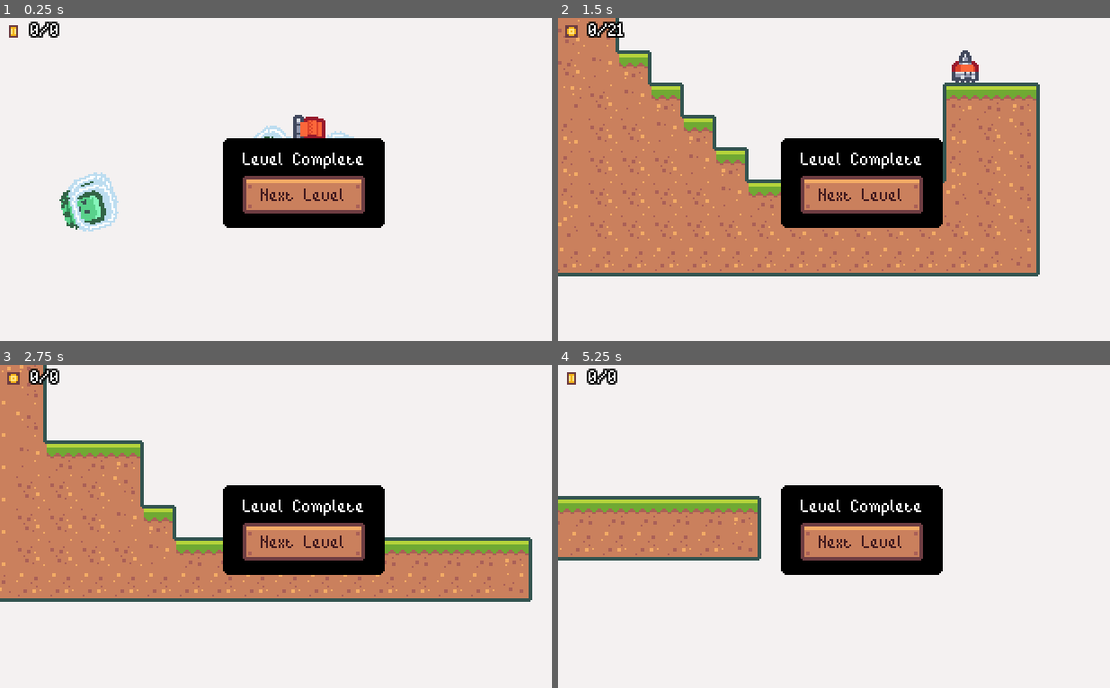
Above: before the commit, frames 1-4 (two rows, left to right).
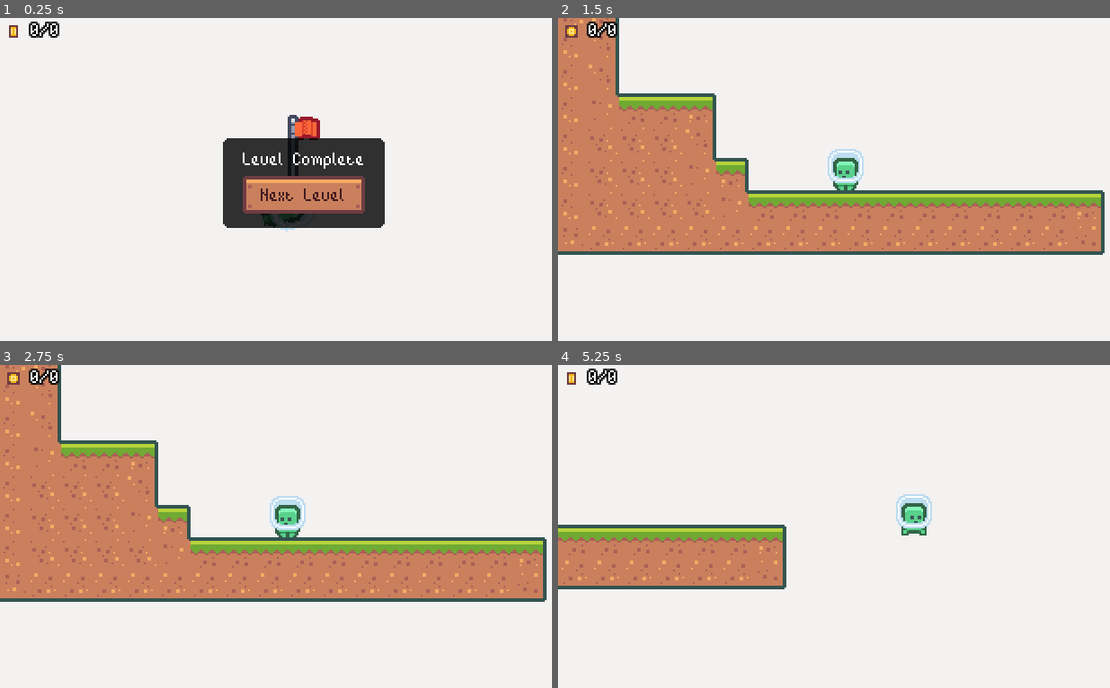
Above: after the commit, the same moments.

Repository: edivancamargo/2DPlatformerUdemy
Game: Godot game, scene res://src/helpers/Levels/BaseLevel.tscn
The game is run twice, just before and just after one commit, with the same random seed, the same clock (stepped at 60 frames per second) and the same inputs. This scene is started directly instead of the project's main scene.
Inputs (mouse positions are in pixels of both pictures, inside the frame that each line leads up to):
- Up to frame 1 (0.25 s): no input
- Up to frame 2 (1.5 s): click "Next Level" at 0.5 s; click (861, 195) at 1.25 s, where only the run before the commit has a clickable "Next Level"
- Up to frame 3 (2.75 s): click (303, 542) at 2 s, where only the run before the commit has a clickable "Next Level"
- Up to frame 4 (5.25 s): click (861, 542) at 2.75 s, where only the run before the commit has a clickable "Next Level"; click (861, 542) at 3.5 s, where only the run before the commit has a clickable "Next Level"; tap Enter at 4.25 s; hold Right (move_right) from 4.28 s (still down); tap R (dash) at 4.35, 5.1 s; tap Space (jump) at 4.52 s

The runs differ from the first frame. In frame 1, 6.8% of the frame differs, in the area x 10-70%, y 30-67%; in frame 2, 30%, in the area x 0-100%, y 0-80%; in frame 3, 14%; in frame 4, 18%.

Commit message:
Add PlayerRoot node to the BaseLevel scene.

Diff:
--- a/src/helpers/Levels/BaseLevel.gd
+++ b/src/helpers/Levels/BaseLevel.gd
@@ -2,7 +2,8 @@
 
 var playerScene = preload("res://src/scenes/Player/Player.tscn")
 
-onready var currentPlayer: KinematicBody2D = $Player
+onready var playerRoot: Node2D = $PlayerRoot
+onready var currentPlayer: KinematicBody2D = $PlayerRoot/Player
 
 var spawnPosition = Vector2.ZERO
 var currentPlayerNode: KinematicBody2D = null
@@ -33,12 +34,15 @@
 
 func create_player() -> void:
 	var playerInstance = playerScene.instance()
-	add_child_below_node(currentPlayerNode, playerInstance)
+	playerRoot.add_child(playerInstance)
 	playerInstance.global_position = spawnPosition
 	register_player(playerInstance)
 
 func on_player_hurt(_playerSignal) -> void:
 	currentPlayerNode.queue_free()
+	var timer = get_tree().create_timer(1)
+	yield(timer, "timeout")
+
 	create_player()
 
 func on_level_complete() -> void:
--- a/src/helpers/Levels/BaseLevel.tscn
+++ b/src/helpers/Levels/BaseLevel.tscn
@@ -29,7 +29,9 @@
 
 [node name="Hazards" type="Node2D" parent="."]
 
-[node name="Player" parent="." instance=ExtResource( 4 )]
+[node name="PlayerRoot" type="Node2D" parent="."]
+
+[node name="Player" parent="PlayerRoot" instance=ExtResource( 4 )]
 
 [node name="Flag" parent="." instance=ExtResource( 2 )]
 
